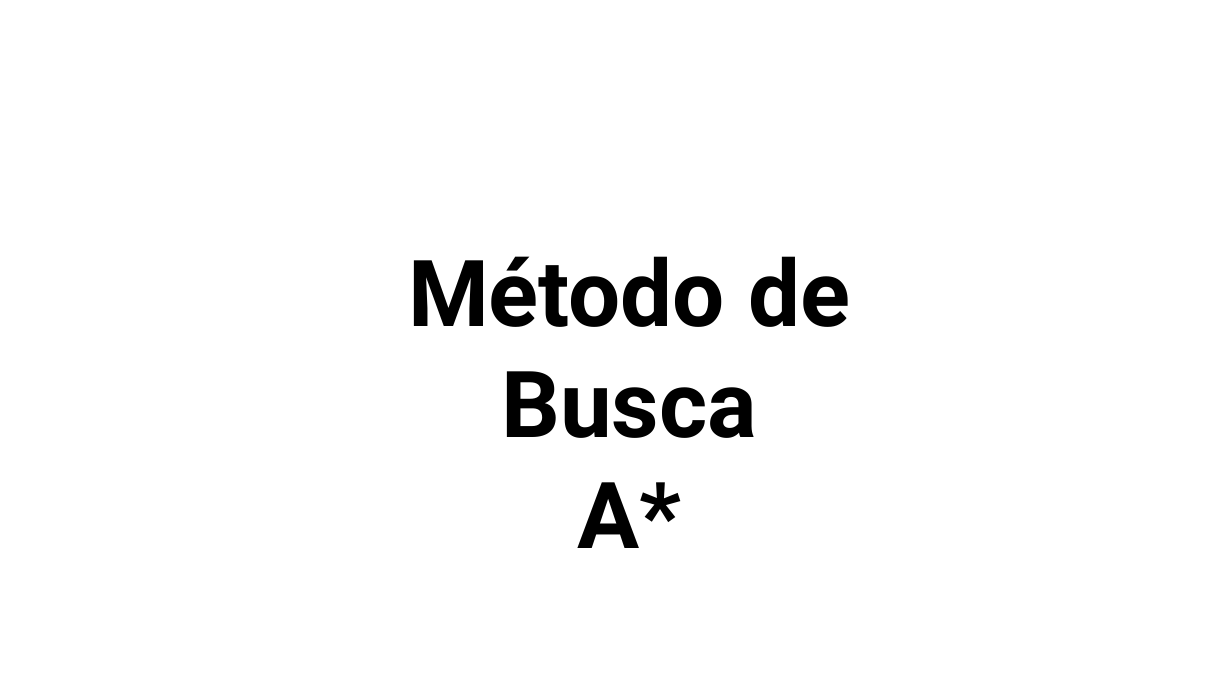
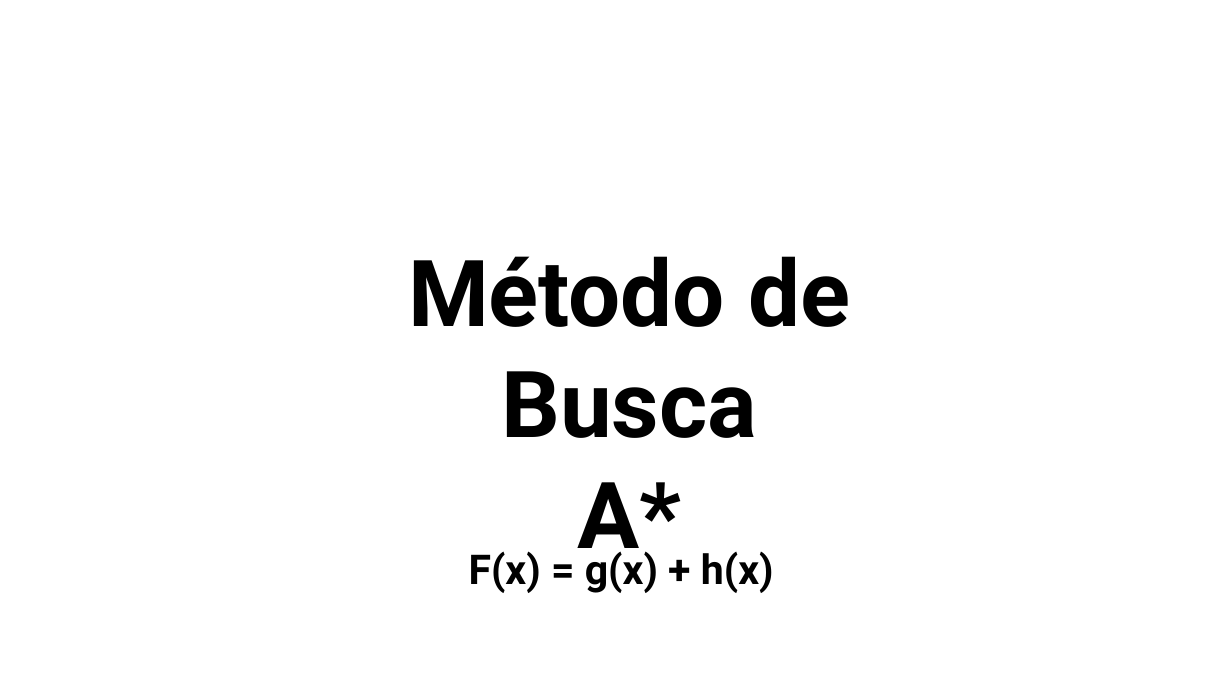
Before and after one commit to Marcosnto/agreste-tour, a slide deck: slide 3 of Artigo e Apresentação/Slide de Apresentação.pptx. Drawn at 1232x693 pixels with LibreOffice and Linux fonts; fonts in the diff are those of the drawing; background and template pictures are left out. Boxes give left, top, right and bottom in pixels: in the first picture for what was removed or moved away, otherwise in the second. Text is boxed around its words. In the diff, an @@ line names an element or a change of style, - is before the commit and + after.

```diff
--- a/Artigo e Apresentação/Slide de Apresentação.pptx
+++ b/Artigo e Apresentação/Slide de Apresentação.pptx
@@ text added at (469,547,774,593), 32 pt, text #000000, bold @@
+F(x) = g(x) + h(x)
```
Also in this commit, not shown: 2 slides added, 23 other files.
